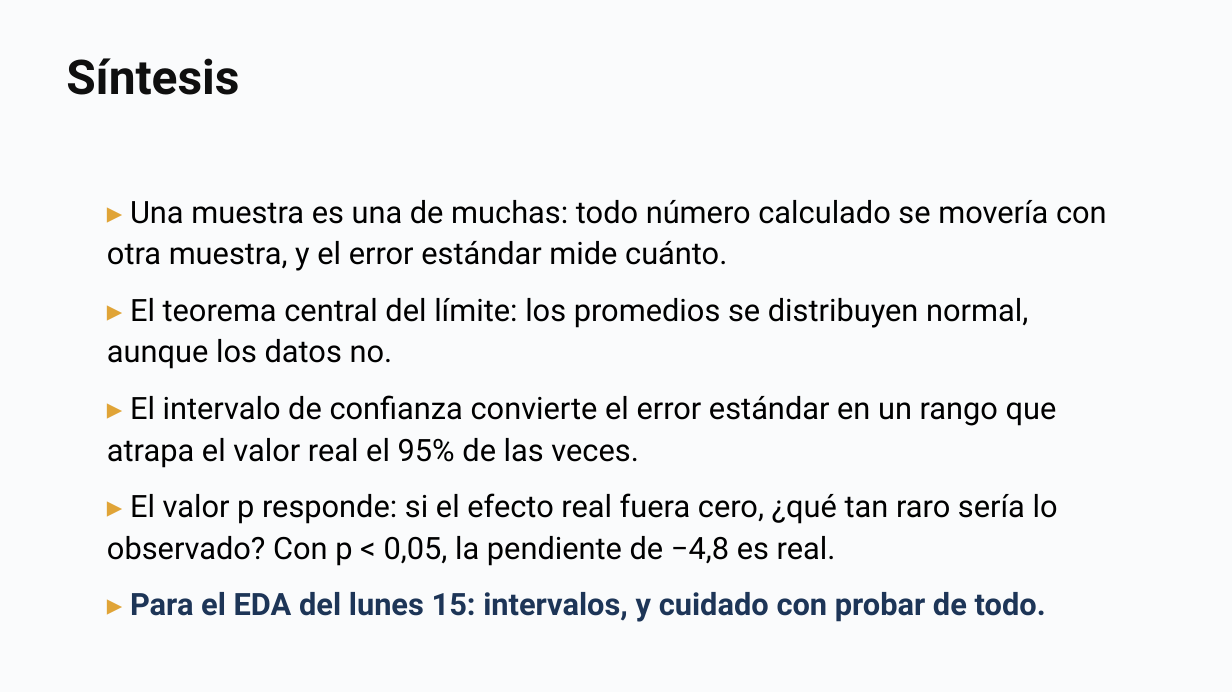
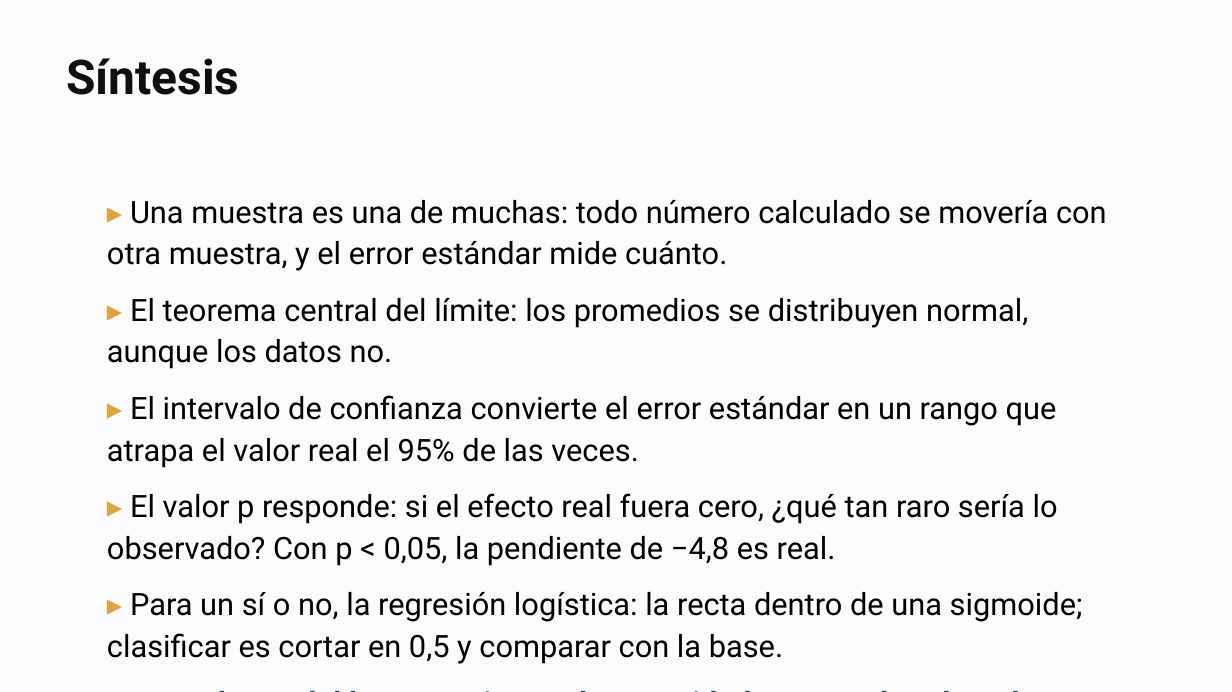
Before and after one commit to daniopitz/diplomado-cdd, a slide deck: slide 35 of presentaciones/clase05_probabilidad_inferencia.pptx (slide 30 before the commit). Drawn at 1232x692 pixels with LibreOffice and Linux fonts; fonts in the diff are those of the drawing. Boxes give left, top, right and bottom in pixels: in the first picture for what was removed or moved away, otherwise in the second. Text is boxed around its words. In the diff, an @@ line names an element or a change of style, - is before the commit and + after.

```diff
--- a/presentaciones/clase05_probabilidad_inferencia.pptx
+++ b/presentaciones/clase05_probabilidad_inferencia.pptx
@@ text at box(107, 592, 1083, 664): paragraph added @@
+▸ Para un sí o no, la regresión logística: la recta dentro de una sigmoide; clasificar es cortar en 0,5 y comparar con la base.
```
Also in this commit, not shown: 2 other slides changed, 5 slides added, 3 other files.
